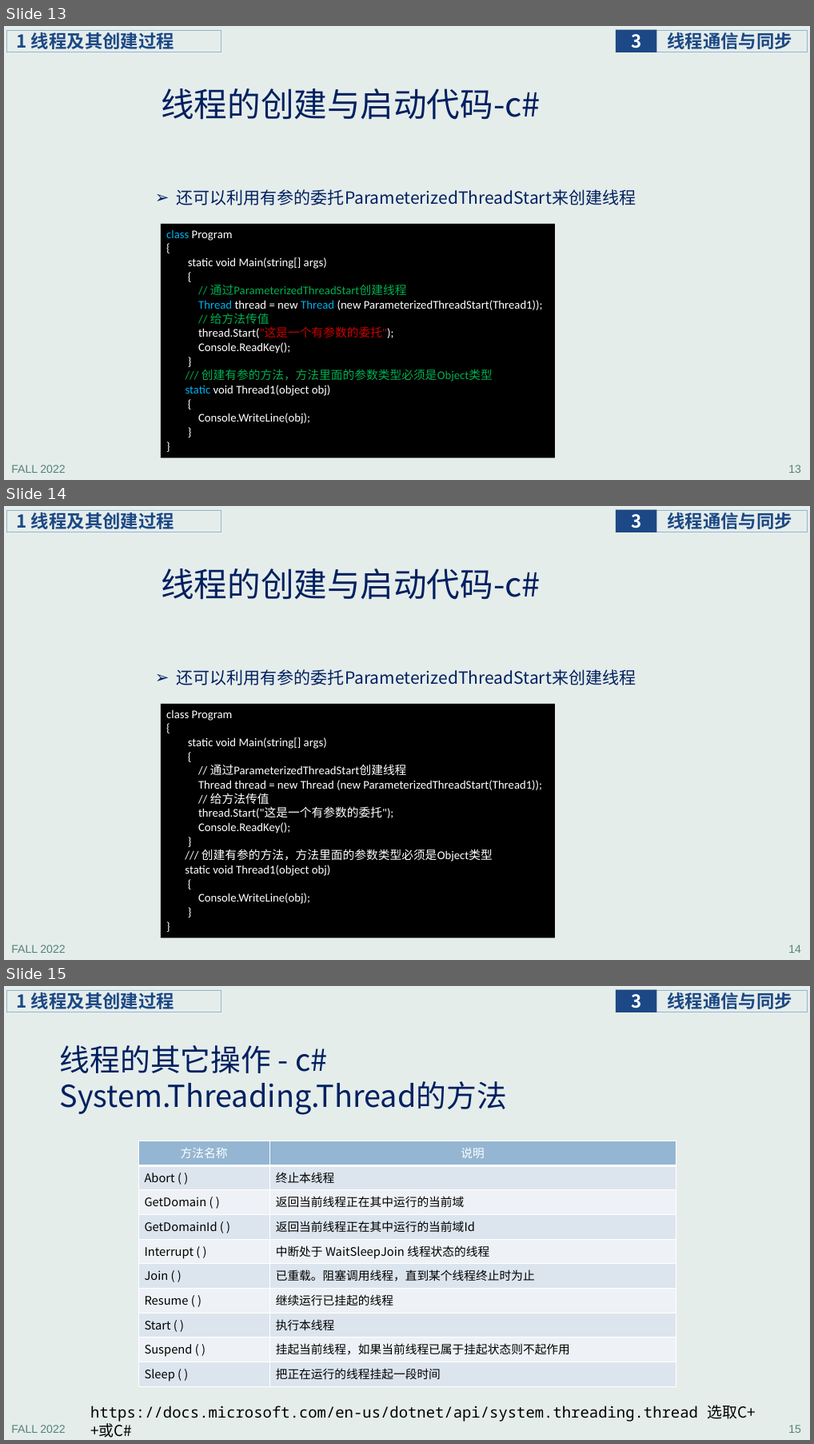
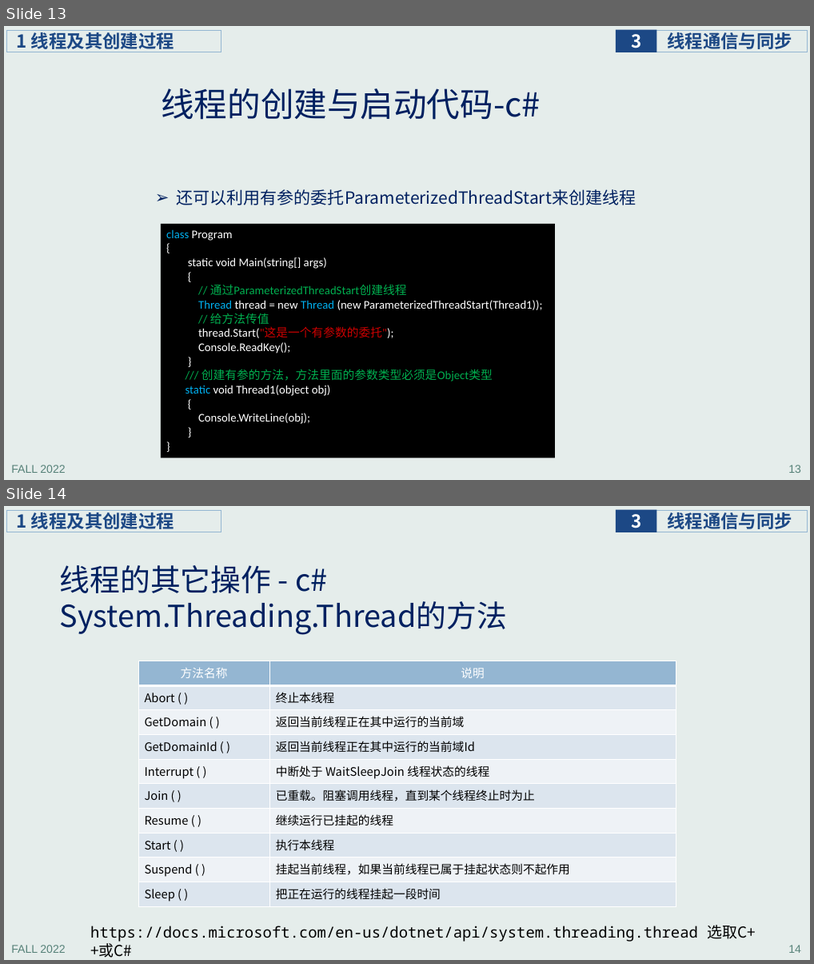
Before and after one commit to principleWindows/win-principle-2022, a slide deck: slides/instruction/principleWindows_3.pptx. Shown one above the other, each under a label of ours: slides 13, 14 and 15 before the commit, slides 13 and 14 after it. The pictures are 814x1444 and 814x964 pixels, drawn with LibreOffice and Linux fonts; fonts in the diff are those of the drawing. Boxes give left, top, right and bottom in pixels: in the first picture for what was removed or moved away, otherwise in the second. Text is boxed around its words. In the diff, an @@ line names an element or a change of style, - is before the commit and + after.

```diff
--- a/slides/instruction/principleWindows_3.pptx
+++ b/slides/instruction/principleWindows_3.pptx
@@ slide 14 removed at [4,506,810,960], background #E5EDEB; not listed: 5 template elements that a slide beside it also shows @@
@@ title removed at [161,568,540,600] @@
-线程的创建与启动代码-c#
@@ text removed at [177,669,637,685] @@
-➢ 还可以利用有参的委托ParameterizedThreadStart来创建线程
@@ rectangle removed at [161,704,555,938] @@
-class Program
-{
-static void Main(string[] args)
-{
-// 通过ParameterizedThreadStart创建线程
-Thread thread = new Thread (new ParameterizedThreadStart(Thread1));
-// 给方法传值
-thread.Start("这是一个有参数的委托");
-Console.ReadKey();
-}
-/// 创建有参的方法，方法里面的参数类型必须是Object类型
-static void Thread1(object obj)
-{
-Console.WriteLine(obj);
-}
-}
@@ what was slide 15 is now slide 14 @@
@@ page number at [789,944,802,952]: text changed @@
-15
+14
```
Also in this commit, not shown: 7 slides changed, 22 other files.
